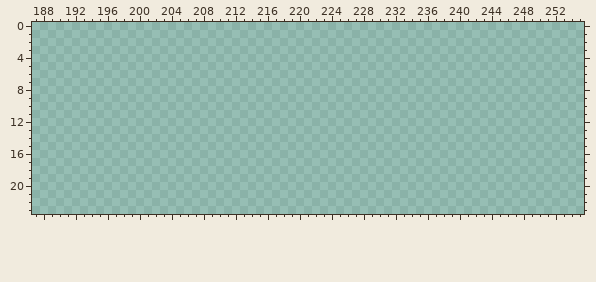
Pixel-art file: assets/art/tileset/tree.aseprite. That is the earlier state.
256x256 pixels, 1 frame. Colours within 5 levels of each other are drawn and written as one. Shown: x 187..255, y 0..23. The commit also changed other parts of the picture, which this record leaves out.
After:
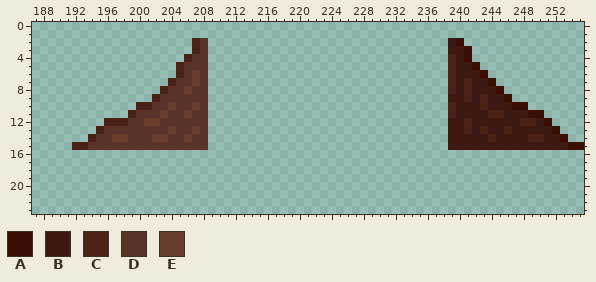
Palette (. is transparent): A #380e05  B #3e1812  C #4c2217  D #593329  E #6a3e2d
Edits made:
--- layer "Flattened"
@@ x 187..255 @@
  1 .....................................................................
- 2 .....................................................................
- 3 .....................................................................
- 4 .....................................................................
- 5 .....................................................................
- 6 .....................................................................
- 7 .....................................................................
- 8 .....................................................................
- 9 .....................................................................
-10 .....................................................................
-11 .....................................................................
-12 .....................................................................
-13 .....................................................................
-14 .....................................................................
-15 .....................................................................
+ 2 ....................CD..............................BA...............
+ 3 ....................CD..............................BBA..............
+ 4 ...................CDD..............................CBA..............
+ 5 ..................CDDD..............................CBBA.............
+ 6 ..................CDED..............................CBBBA............
+ 7 .................CDDED..............................CBCBBA...........
+ 8 ................CDDEDD..............................CBCBBBA..........
+ 9 ...............CDDDDDD..............................BBCBCBBA.........
+10 .............CCDDEDDED..............................CBBBCBBBAA.......
+11 ............CDDDEDDEDD..............................CBBBBCCBBBAA.....
+12 .........CCCDDEEDDDDDD..............................BBCBBBBBBCCBA....
+13 ........CDDDDDDDDEDDED..............................BBCBCBBCBBBBBA...
+14 .......CDDEEDDDEEDDEDD..............................BBBBBCBBBBCCBBA..
+15 .....CCDDDDDDDDDDDDDDD..............................BBBBBBBBBBBBBBBAA
 16 .....................................................................
